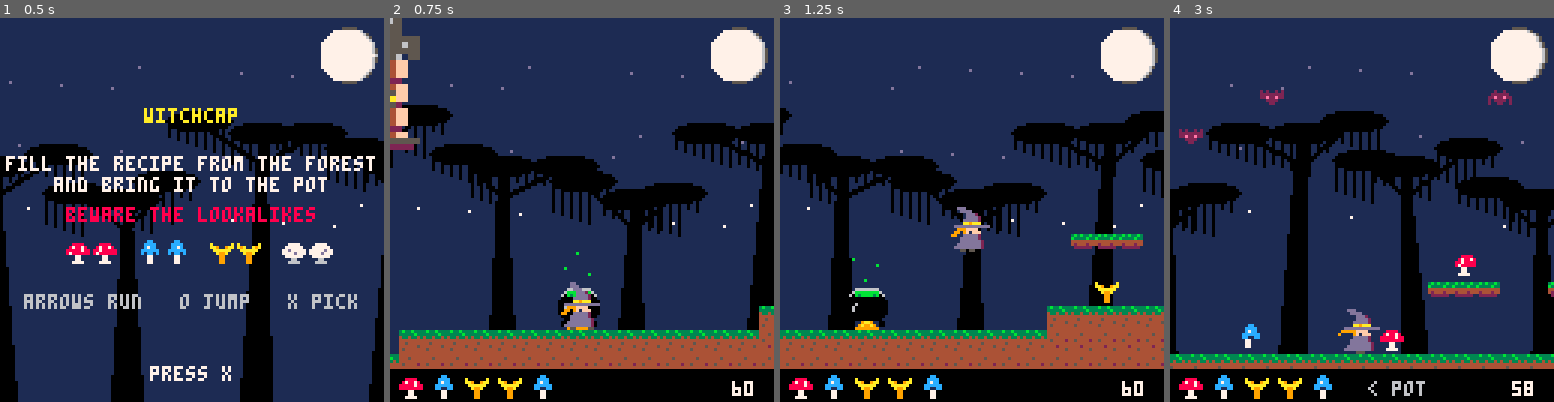
Above: before the commit, frames 1-4 (left to right).
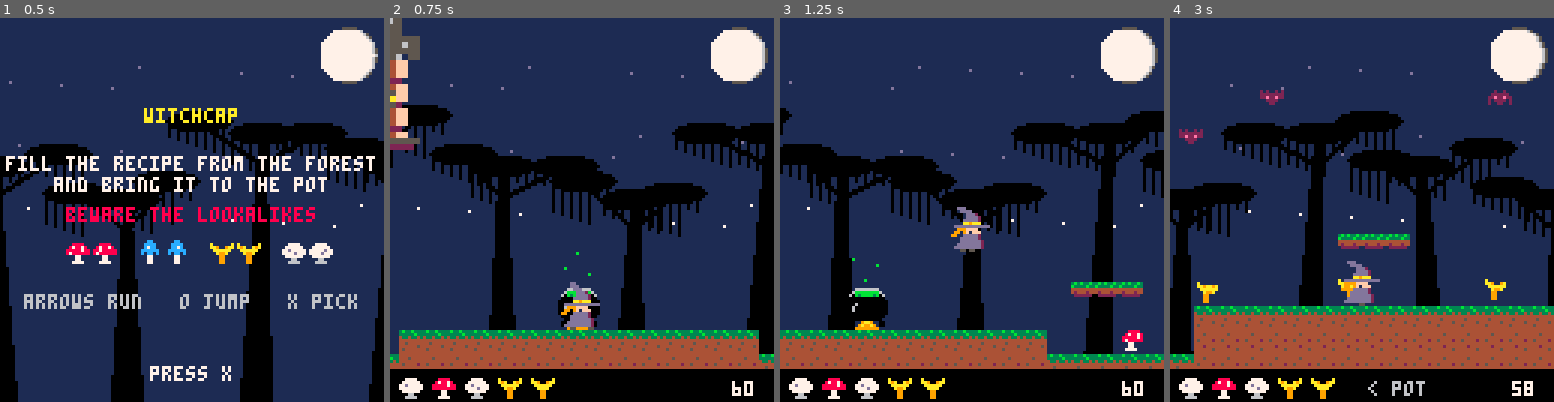
Above: after the commit, the same moments.

Repository: drachis/carts
Game: PICO-8 cartridge proj/witchcap/tests/test_boot.p8
Same seed, same stepped clock (60 frames per second), same inputs: the game is played once before the commit and once after it.
Inputs:
- Up to frame 1 (0.5 s): tap X (X key) at 0.33 s
- Up to frame 2 (0.75 s): tap O (Z key) at 0.7 s
- Up to frame 3 (1.25 s): tap X (X key) at 1.07 s
- Up to frame 4 (3 s): hold Right 1.6-2.1 s; tap O (Z key) every 0.4 s from 1.7 to 2.9 s; tap X (X key) at 1.85, 2.97 s; hold Up 2.15-2.42 s; hold Right from 2.47 s (still down)

Frame 1 is identical in both runs. In frame 2, 1.5% of the frame differs, in the area x 2-100%, y 75-100%; in frame 3, 6.8%; in frame 4, 31%, in the area x 0-100%, y 24-100%.

Commit message:
witchcap: a recipe is five different mushrooms, at most two of a family; one of each grows among 17 lookalikes, and a spoiled one grows again where something was picked, away from the witch (2857 tokens)
Co-Authored-By: Claude Opus 5.5 <noreply@anthropic.com>

Diff:
--- a/proj/witchcap/forest.lua
+++ b/proj/witchcap/forest.lua
@@ -16,17 +16,13 @@
  new_recipe()
  -- only the sixteen rows the forest uses
  memset(0x2000,0,0x800)
- mushrooms={}
- -- what grows, one to a cell: every mushroom the recipe wants, a spare
- -- of each kind it wants, and for the rest their lookalikes, which are
- -- the other forms of the same families
+ mushrooms,picked={},{}
+ -- what grows, one to a cell: one of each mushroom the recipe wants, and
+ -- for the rest their lookalikes, the other forms of the same families
  local kinds,wanted={},{}
  for slot in all(recipe) do
   add(kinds,slot.kind)
-  if not wanted[slot.kind] then
-   wanted[slot.kind]=true
-   add(kinds,slot.kind)
-  end
+  wanted[slot.kind]=true
  end
  while #kinds<22 do
   local lookalike=(rnd(recipe).kind-1)\4*4+flr(rnd(4))+1
--- a/proj/witchcap/potion.lua
+++ b/proj/witchcap/potion.lua
@@ -2,25 +2,46 @@
 --
 -- mushrooms are kinds 1..16: four families of four forms, kind
 -- family*4+form+1. the forms of a family are nearly alike, and none is
--- the good one: each run the recipe names one form from each of three
--- families, and every other form of those families is its lookalike.
+-- the good one: each run the recipe names five different kinds, and the
+-- other forms of their families are the lookalikes. exactly one of each
+-- wanted kind grows; when one is spoiled, another grows somewhere.
 --
 -- the recipe is a list of slots, each a mushroom kind and a state:
 -- 0 still wanted, 1 in the basket, 2 in the cauldron. what is in the
 -- cauldron is safe; a lookalike spoils something from the basket.
 
+-- five mushrooms, no two the same, and no more than two of a family
 function new_recipe()
- local wanted={}
- for family=0,3 do
-  add(wanted,family*4+flr(rnd(4))+1)
- end
- -- one family sits the run out
- del(wanted,rnd(wanted))
  recipe={}
- for kind in all{wanted[1],wanted[2],wanted[3],rnd(wanted),rnd(wanted)} do
-  add(recipe,{kind=kind,state=0})
+ local from_family={0,0,0,0}
+ while #recipe<5 do
+  local kind=flr(rnd(16))+1
+  local family=(kind-1)\4+1
+  if from_family[family]<2 and not slot_in(nil,kind) then
+   from_family[family]+=1
+   add(recipe,{kind=kind,state=0})
+  end
  end
  message_frames=0
+end
+
+-- a spoiled mushroom grows again: in a place where something has been
+-- picked, and not right beside her if that can be helped
+function regrow(kind)
+ local place
+ for try=1,8 do
+  place=rnd(picked)
+  if abs(near(place.x)-witch.x)>90 then break end
+ end
+ del(picked,place)
+ place.kind=kind
+ add(mushrooms,place)
+end
+
+-- every mushroom that leaves the forest goes through here
+function uproot(mushroom)
+ del(mushrooms,mushroom)
+ add(picked,mushroom)
 end
 
 function say(text,colour)
@@ -41,17 +62,20 @@
   if abs(near(mushroom.x)-witch.x)<7 and abs(mushroom.y-witch.y)<10 then
    local wanted=slot_in(0,mushroom.kind)
    if wanted then
-    del(mushrooms,mushroom)
+    uproot(mushroom)
     wanted.state=1
     sfx(1)
    elseif slot_in(nil,mushroom.kind) then
     say("enough of those",6)
     sfx(6)
    else
-    del(mushrooms,mushroom)
+    uproot(mushroom)
     witch.poison=poison_frames
     local spoiled=slot_in(1)
-    if spoiled then spoiled.state=0 end
+    if spoiled then
+     spoiled.state=0
+     regrow(spoiled.kind)
+    end
     say(spoiled and "a lookalike! one spoiled" or "a lookalike!",8)
     sfx(3)
    end
--- a/proj/witchcap/tests/test_forest.lua
+++ b/proj/witchcap/tests/test_forest.lua
@@ -63,13 +63,13 @@
    printh("error: seed "..seed.." has a mushroom in the clearing")
   end
  end
- -- what the recipe wants grows, with one to spare, and everything else
- -- is a lookalike from a family the recipe uses
+ -- the recipe never asks twice for a kind; exactly one of each kind it
+ -- wants grows; and everything else is a lookalike from a family it uses
  local wanted_families={}
  for kind=1,16 do
   if needed[kind]>0 then
    wanted_families[(kind-1)\4]=true
-   if counts[kind]!=needed[kind]+1 then
+   if needed[kind]>1 or counts[kind]!=1 then
     printh("error: seed "..seed.." wants "..needed[kind].." of kind "..kind.." and grows "..counts[kind])
    end
   end
--- a/proj/witchcap/tests/test_witch.lua
+++ b/proj/witchcap/tests/test_witch.lua
@@ -230,7 +230,7 @@
   end,
  },
  {
-  name="a lookalike poisons her and spoils one from the basket",
+  name="a lookalike poisons her and spoils one from the basket, which grows again",
   buttons={},frames=1,
   setup=function()
    arena()
@@ -241,8 +241,9 @@
   end,
   check=function()
    return witch.poison>0 and recipe[1].state==2 and recipe[2].state==0
-    and recipe[3].state==1 and #mushrooms==0,
+    and recipe[3].state==1 and #mushrooms==1 and mushrooms[1].kind==5,
     "poison "..witch.poison..", slots "..recipe[1].state..recipe[2].state..recipe[3].state
+    ..", "..#mushrooms.." growing"
   end,
  },
  {
